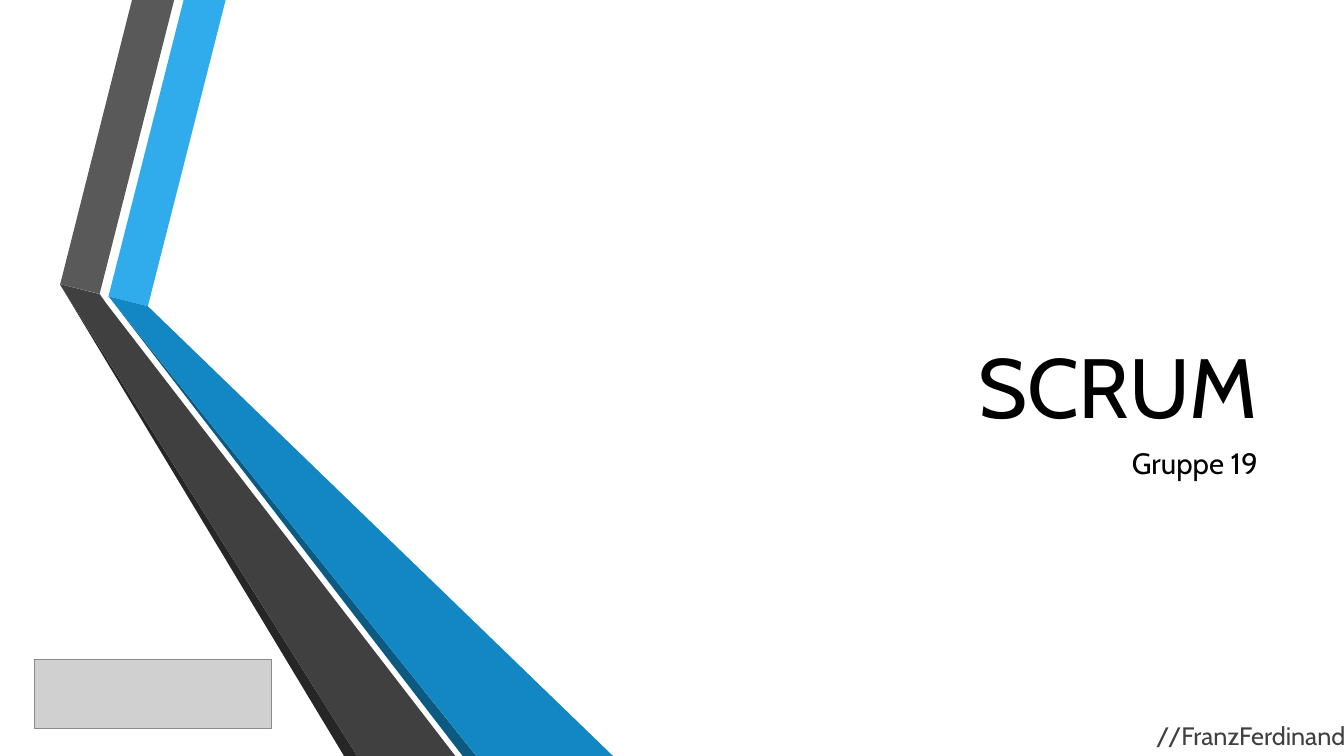
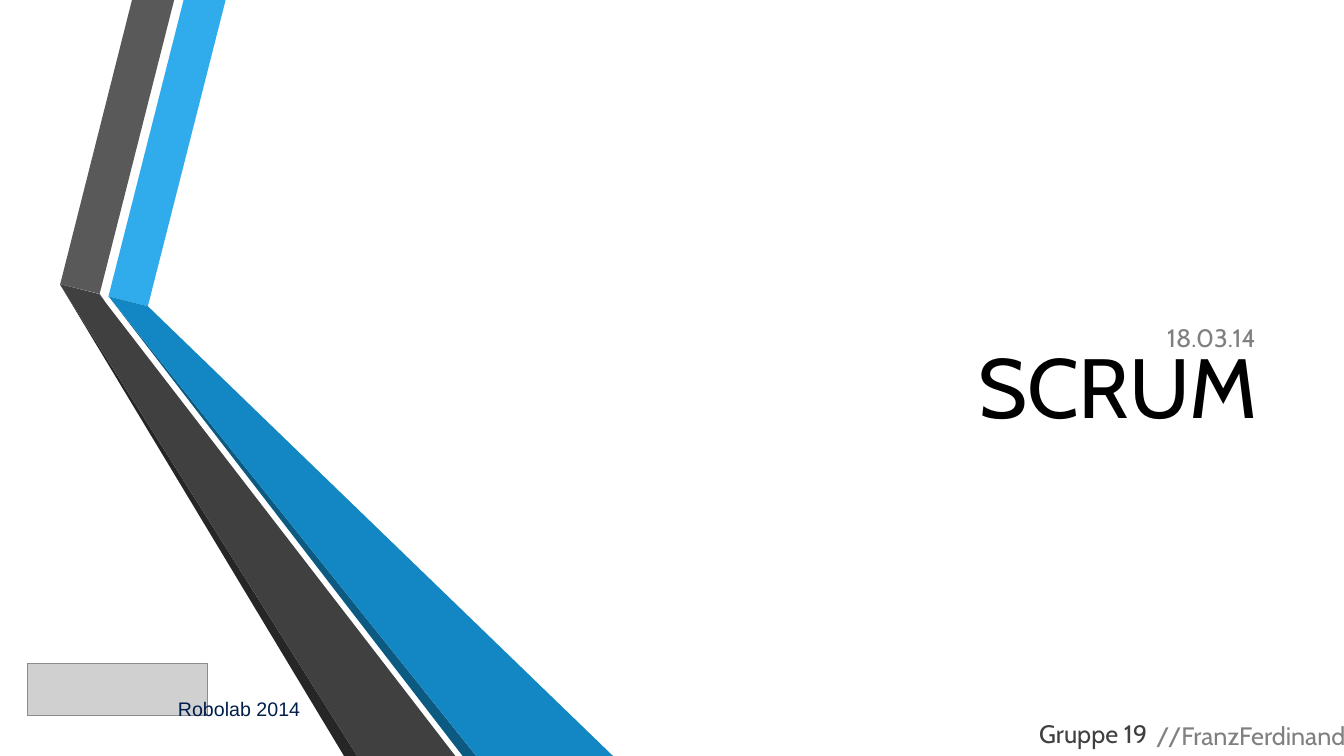
Before and after one commit to Sinnlosvoll/FranzFerdinand, a slide deck: slide 1 of Scrum/18.03.2014.pptm. Drawn at 1344x756 pixels with LibreOffice and Linux fonts; fonts in the diff are those of the drawing; grey boxes stand for pictures; background and template pictures are left out. Boxes give left, top, right and bottom in pixels: in the first picture for what was removed or moved away, otherwise in the second. Text is boxed around its words. In the diff, an @@ line names an element or a change of style, - is before the commit and + after.

```diff
--- a/Scrum/18.03.2014.pptm
+++ b/Scrum/18.03.2014.pptm
@@ text added at [1167, 329, 1256, 347], 18 pt, text #808080 @@
+18.03.14
@@ picture: place and size @@
-picture at [34, 659, 272, 729]
+picture at [27, 663, 208, 716]
@@ text added at [178, 701, 300, 717], 14 pt, text #001E4C @@
+Robolab 2014
@@ subtitle "Gruppe 19": place and size @@
-subtitle "Gruppe 19" at [1132, 453, 1258, 481]
+subtitle "Gruppe 19" at [1039, 725, 1147, 749]
@@ subtitle "Gruppe 19" at [1039, 725, 1147, 749]: size 21 to 18 pt, text colour #000000 to #404040 @@
@@ text "//FranzFerdinand" at [1156, 726, 1344, 747]: text colour #404040 to #808080 @@
```
Also in this commit, not shown: 4 other slides changed, 7 other files.
